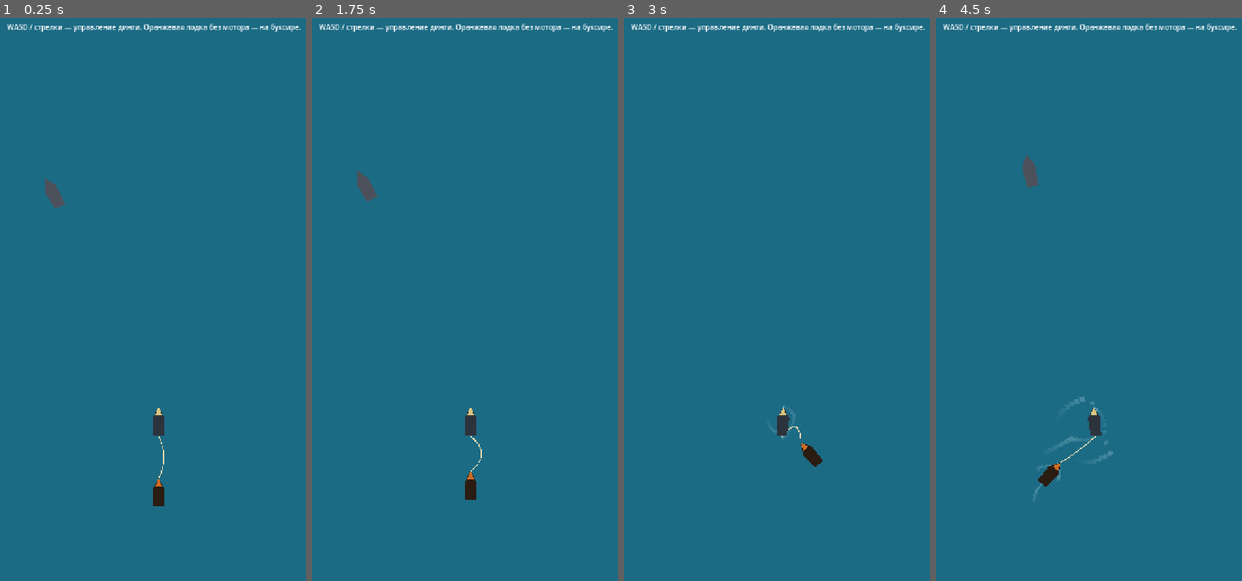
Above: before the commit, frames 1-4 (left to right).
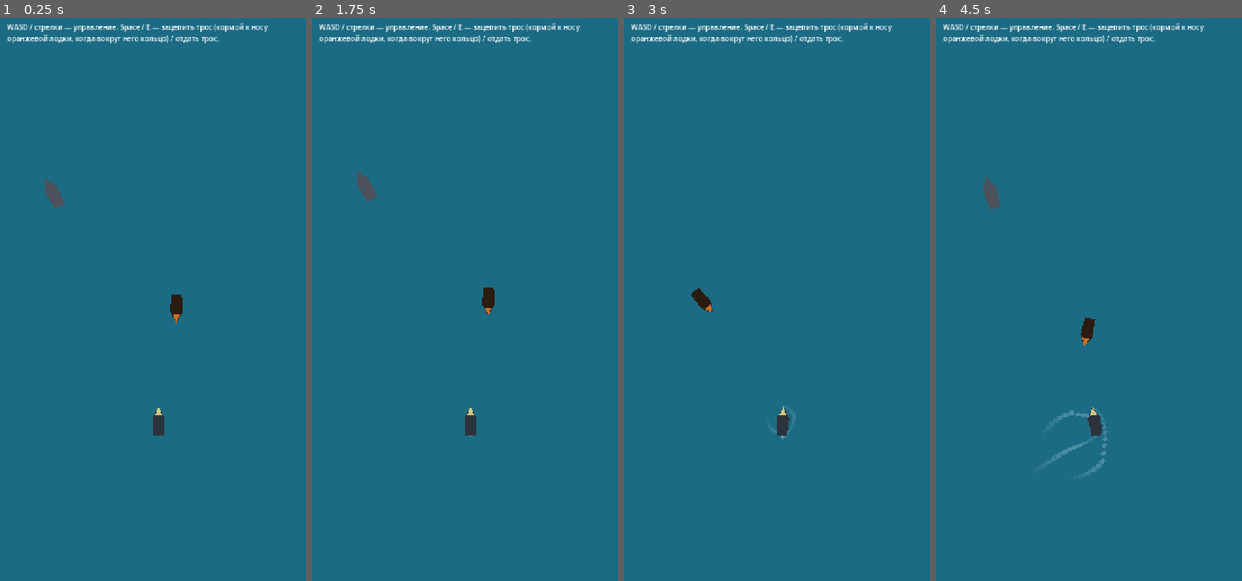
Above: after the commit, the same moments.

Repository: imchrm/bring-dimitrii-luperon
Game: Godot game, scene res://scenes/world/luperon.tscn
Same seed, same stepped clock (60 frames per second), same inputs: the game is played once before the commit and once after it.
Inputs:
- Up to frame 1 (0.25 s): no input
- Up to frame 2 (1.75 s): tap Enter at 0.5 s; hold D (steer_right) 0.53-1.28 s; tap Space (tow, bound only after the commit) at 0.6, 1.25, 1.35 s; hold S (reverse) from 1.28 s (still down)
- Up to frame 3 (3 s): release S (reverse) at 2.03 s; hold D (steer_right) 2.03-2.78 s; tap Space (tow, bound only after the commit) at 2.1, 2.85 s; hold W (thrust) from 2.78 s (still down)
- Up to frame 4 (4.5 s): release W (thrust) at 3.53 s; hold A (steer_left) from 3.53 s (still down); tap Space (tow, bound only after the commit) at 3.6, 4.35 s

The runs differ from the first frame. In frame 1, 1.1% of the frame differs, in the area x 2-99%, y 0-87%; in frame 2, 1.1%; in frame 3, 1.1%; in frame 4, 2.0%, in the area x 2-99%, y 0-86%.

Commit message:
Add hook/unhook for the tow rope (Space / E)
TowRope now owns hooking: one end stays on the tug's stern, the other is
attached at runtime.

- New input action 'tow' (Space / E), polled with is_action_just_pressed
  in the physics step, so holding the key toggles only once.
- Candidates are nodes in group 'tow_points' (BowPoint in the dinghy
  prefab), excluding points on the tug itself. When unattached and the
  nearest candidate is within hook_radius (48 px) of the stern, a press
  hooks it; when attached, a press releases.
- A pulsing hint ring is drawn around the candidate while it is in range.
- API: hook(), release(), is_attached(), get_towed_body(),
  find_hook_candidate(); signals hooked(target) / released(target) for the
  upcoming delivery goal.
- 'attached' export removed: a towed_point set in the scene now means
  'hooked from the start'.
- luperon.tscn: rope starts unhooked; the disabled dinghy waits ahead,
  bow towards the player, so it can be hooked by driving past it.

Verified headless: starts unhooked and undrawn; a press out of range does
nothing; own bow cannot be hooked; candidate appears at 47.9 px (radius
48) while driving past; holding the key 10 frames hooks exactly once;
after 4 s both boats move at 131 px/s with 550 N; release emits the
signal, force drops to 0 and the boat drifts to a stop. Rope stress,
long-run, wake and camera regression tests unchanged.

Co-Authored-By: Claude Opus 5.5 <noreply@anthropic.com>
Claude-Session: https://claude.ai/code/session_01NyPWaBe8ZHhSeU6k75QsdG

Diff:
--- a/project.godot
+++ b/project.godot
@@ -60,6 +60,12 @@
 , Object(InputEventKey,"resource_local_to_scene":false,"resource_name":"","device":-1,"window_id":0,"alt_pressed":false …(186 unchanged characters)…
 ]
 }
+tow={
+"deadzone": 0.5,
+"events": [Object(InputEventKey,"resource_local_to_scene":false,"resource_name":"","device":-1,"window_id":0,"alt_pressed":false,"shift_pressed":false,"ctrl_pressed":false,"meta_pressed":false,"pressed":false,"keycode":0,"physical_keycode":32,"key_label":0,"unicode":0,"location":0,"echo":false,"script":null)
+, Object(InputEventKey,"resource_local_to_scene":false,"resource_name":"","device":-1,"window_id":0,"alt_pressed":false,"shift_pressed":false,"ctrl_pressed":false,"meta_pressed":false,"pressed":false,"keycode":0,"physical_keycode":69,"key_label":0,"unicode":0,"location":0,"echo":false,"script":null)
+]
+}
 
 [physics]
 
--- a/scenes/actors/dinghy.tscn
+++ b/scenes/actors/dinghy.tscn
@@ -32,5 +32,5 @@
 [node name="TowPoint" type="Marker2D" parent="."]
 position = Vector2(-32, 0)
 
-[node name="BowPoint" type="Marker2D" parent="."]
+[node name="BowPoint" type="Marker2D" parent="." groups=["tow_points"]]
 position = Vector2(34, 0)
--- a/scenes/world/luperon.tscn
+++ b/scenes/world/luperon.tscn
@@ -70,17 +70,17 @@
 
 [node name="DinghyToTow" parent="." instance=ExtResource("2_dinghy")]
 modulate = Color(0.95, 0.55, 0.3, 1)
-position = Vector2(-162, 200)
+position = Vector2(260, 240)
+rotation = 3.14159
 has_engine = false
 
-[node name="TowRope" type="Line2D" parent="." node_paths=PackedStringArray("tug_point", "towed_point")]
+[node name="TowRope" type="Line2D" parent="." node_paths=PackedStringArray("tug_point")]
 z_as_relative = false
 z_index = -4
 width = 2.0
 default_color = Color(0.92, 0.86, 0.68, 1)
 script = ExtResource("4_rope")
 tug_point = NodePath("../Dinghy/TowPoint")
-towed_point = NodePath("../DinghyToTow/BowPoint")
 
 [node name="HUD" type="CanvasLayer" parent="."]
 
@@ -90,4 +90,4 @@
 offset_right = 704.0
 offset_bottom = 80.0
 autowrap_mode = 3
-text = "WASD / стрелки — управление динги. Оранжевая лодка без мотора — на буксире."
+text = "WASD / стрелки — управление. Space / E — зацепить трос (кормой к носу оранжевой лодки, когда вокруг него кольцо) / отдать трос."
--- a/scripts/actors/tow_rope.gd
+++ b/scripts/actors/tow_rope.gd
@@ -1,6 +1,17 @@
 class_name TowRope
 extends Line2D
-## TowRope — буксирный трос между двумя твёрдыми телами.
+## TowRope — буксирный трос буксира: зацеп, отцеп и физика троса.
+##
+## Трос принадлежит буксиру: один конец всегда на tug_point (корма буксира),
+## второй цепляется к точке крепления другой лодки (towed_point, её нос).
+##
+## Зацеп и отцеп — действие hook_action (по умолчанию "tow": Space / E).
+## Кандидаты на зацеп — узлы группы hook_group ("tow_points"; в prefab динги
+## это BowPoint), кроме точек на самом буксире. Если трос не подцеплен и
+## ближайший кандидат ближе hook_radius к tug_point, нажатие цепляет трос
+## к нему; если подцеплен — то же нажатие отдаёт трос. Пока кандидат в
+## зоне, вокруг него пульсирует кольцо-подсказка. Сигналы hooked / released
+## сообщают о зацепе и отцепе (пригодятся для цели уровня).
 ##
 ## Трос, а не пружина: тянет только при натяжении (расстояние между точками
 ## крепления больше length) и никогда не толкает. Пока трос провис, силы нет.
@@ -22,17 +33,27 @@
 ##
 ## Узел же рисует трос (Line2D в мировых координатах, top_level): натянутый —
 ## прямой, провисший — дугой, глубина которой соответствует слабине.
-##
-## Точки крепления — узлы Node2D (Marker2D), дочерние к телам; тело —
-## ближайший предок RigidBody2D. attached = false отключает трос (физику и
-## отрисовку) — для будущей механики зацепа/отцепа.
+
+## Трос подцеплен к towed_point.
+signal hooked(target: RigidBody2D)
+## Трос отдан; target — лодка, которая была на буксире.
+signal released(target: RigidBody2D)
 
 ## Точка крепления на буксире (корма буксира).
 @export var tug_point: Node2D
-## Точка крепления на буксируемой лодке (нос).
+## Точка крепления на буксируемой лодке (нос). Если задана в сцене, трос
+## подцеплен к ней с начала; иначе назначается при зацепе.
 @export var towed_point: Node2D
-## Трос подключён: тянет и рисуется.
-@export var attached: bool = true
+
+@export_group("Hook")
+## Действие ввода для зацепа / отцепа.
+@export var hook_action: StringName = &"tow"
+## Группа узлов — точек, за которые можно зацепить трос.
+@export var hook_group: StringName = &"tow_points"
+## Наибольшее расстояние от tug_point до точки зацепа, px.
+@export_range(1.0, 500.0, 1.0) var hook_radius: float = 48.0
+## Цвет кольца-подсказки вокруг точки, доступной для зацепа.
+@export var hint_color: Color = Color(1.0, 0.9, 0.4, 0.9)
 
 @export_group("Physics")
 ## Длина троса без натяжения, px. ~1.5 длины корпуса динги (64).
@@ -50,6 +71,9 @@
 
 var _tug_body: RigidBody2D
 var _towed_body: RigidBody2D
+## Точка, доступная для зацепа прямо сейчас (null — нет кандидата в зоне).
+var _hook_candidate: Node2D
+var _hint_time: float = 0.0
 ## Сила натяжения на последнем шаге физики, Н. Только для чтения (отладка).
 var current_force: float = 0.0
 ## Растяжение на последнем шаге физики, px (отрицательное — слабина).
@@ -60,18 +84,85 @@
 	top_level = true
 	global_transform = Transform2D.IDENTITY
 	_tug_body = TowRope.find_body(tug_point)
-	_towed_body = TowRope.find_body(towed_point)
-	if _tug_body == null or _towed_body == null:
-		push_error("TowRope: tug_point and towed_point must be children of RigidBody2D")
+	if _tug_body == null:
+		push_error("TowRope: tug_point must be a child of RigidBody2D")
 		set_physics_process(false)
 		set_process(false)
-		visible = false
-
-
-func _physics_process(_delta: float) -> void:
+		return
+	var initial: Node2D = towed_point
+	towed_point = null
+	if initial != null:
+		hook(initial)
+
+
+## Трос подцеплен.
+func is_attached() -> bool:
+	return towed_point != null
+
+
+## Лодка на буксире (null, если трос не подцеплен).
+func get_towed_body() -> RigidBody2D:
+	return _towed_body
+
+
+## Цепляет трос к точке point. false — если point не на твёрдом теле или
+## это точка на самом буксире. Предыдущий зацеп при этом отдаётся.
+func hook(point: Node2D) -> bool:
+	var body: RigidBody2D = TowRope.find_body(point)
+	if body == null or body == _tug_body:
+		return false
+	if is_attached():
+		release()
+	towed_point = point
+	_towed_body = body
+	hooked.emit(body)
+	return true
+
+
+## Отдаёт трос. Ничего не делает, если трос не подцеплен.
+func release() -> void:
+	if not is_attached():
+		return
+	var body: RigidBody2D = _towed_body
+	towed_point = null
+	_towed_body = null
 	current_force = 0.0
 	current_stretch = 0.0
-	if not attached:
+	released.emit(body)
+
+
+## Ближайшая точка группы hook_group в радиусе hook_radius от tug_point,
+## не принадлежащая буксиру; null — если такой нет.
+func find_hook_candidate() -> Node2D:
+	var origin: Vector2 = tug_point.global_position
+	var best: Node2D = null
+	var best_distance: float = hook_radius
+	for node: Node in get_tree().get_nodes_in_group(hook_group):
+		var point: Node2D = node as Node2D
+		if point == null or TowRope.find_body(point) == _tug_body:
+			continue
+		var distance: float = origin.distance_to(point.global_position)
+		if distance <= best_distance:
+			best = point
+			best_distance = distance
+	return best
+
+
+func _physics_process(_delta: float) -> void:
+	if Input.is_action_just_pressed(hook_action):
+		if is_attached():
+			release()
+		else:
+			var candidate: Node2D = find_hook_candidate()
+			if candidate != null:
+				hook(candidate)
+	_apply_rope_force()
+
+
+func _apply_rope_force() -> void:
+	current_force = 0.0
+	current_stretch = 0.0
+	if not is_attached():
 		return
 	var a: Vector2 = tug_point.global_position
 	var b: Vector2 = towed_point.global_position
@@ -95,12 +186,27 @@
 	_towed_body.apply_force(-pull, b - _towed_body.global_position)
 
 
-func _process(_delta: float) -> void:
-	visible = attached
-	if not attached:
-		return
-	points = TowRope.rope_polyline(
-		tug_point.global_position, towed_point.global_position, length, sag_segments)
+func _process(delta: float) -> void:
+	if is_attached():
+		_hook_candidate = null
+		points = TowRope.rope_polyline(
+			tug_point.global_position, towed_point.global_position, length, sag_segments)
+	else:
+		_hook_candidate = find_hook_candidate()
+		points = PackedVector2Array()
+	_hint_time += delta
+	queue_redraw()
+
+
+## Кольцо-подсказка вокруг точки, доступной для зацепа. Рисуется поверх
+## линии троса (Line2D рисует свои points сам).
+func _draw() -> void:
+	if _hook_candidate == null:
+		return
+	var pulse: float = 0.5 + 0.5 * sin(_hint_time * TAU * 1.5)
+	var color: Color = hint_color
+	color.a *= lerpf(0.4, 1.0, pulse)
+	draw_arc(_hook_candidate.global_position, lerpf(9.0, 13.0, pulse), 0.0, TAU, 24, color, 2.0)
 
 
 ## Ближайший предок-RigidBody2D узла (или null).
Not shown, changed: README.md
Not shown, changed: docs/ARCHITECTURE.md
Not shown, changed: docs/CHANGELOG.md
Not shown, changed: docs/TODO.md
